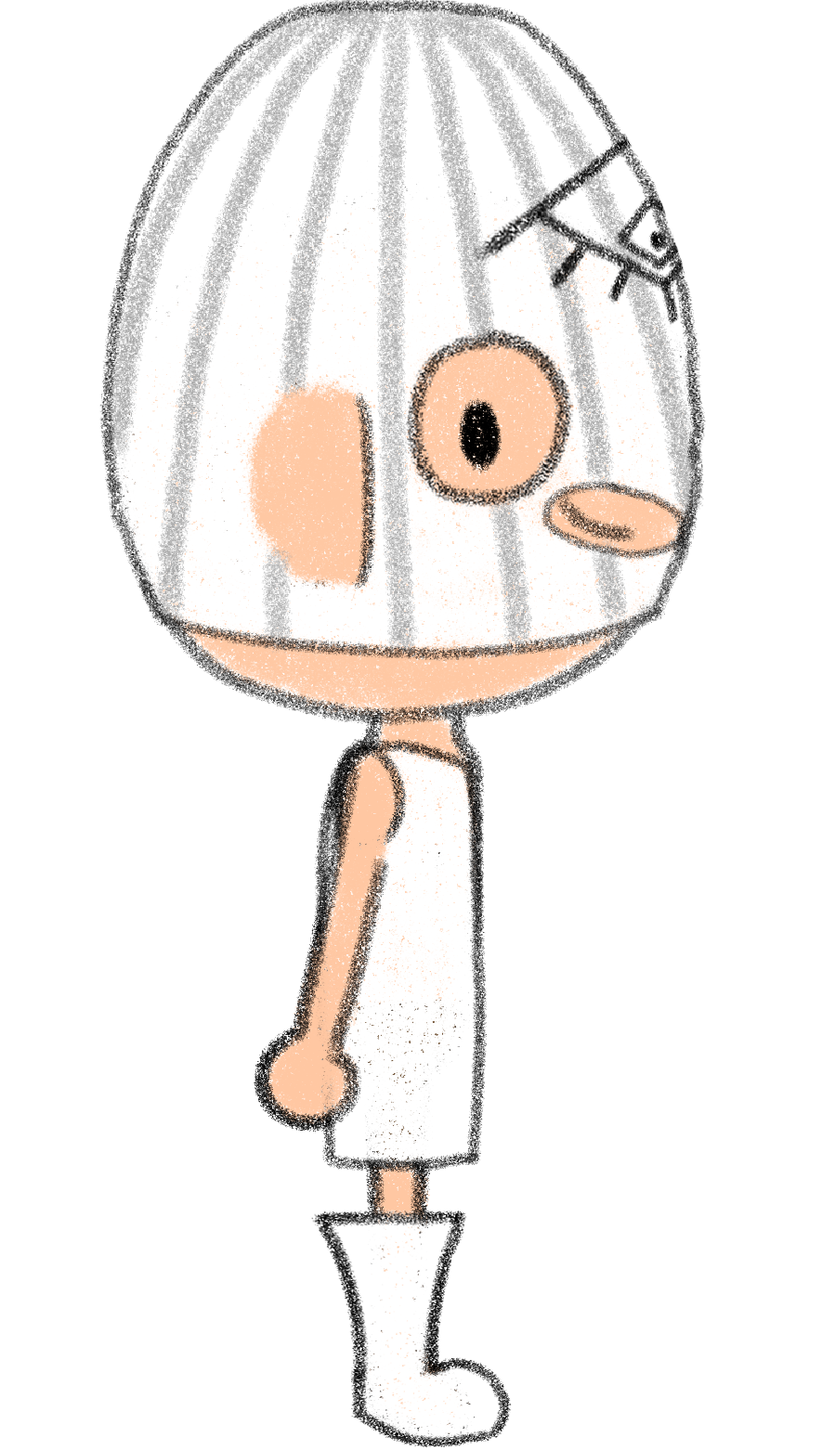
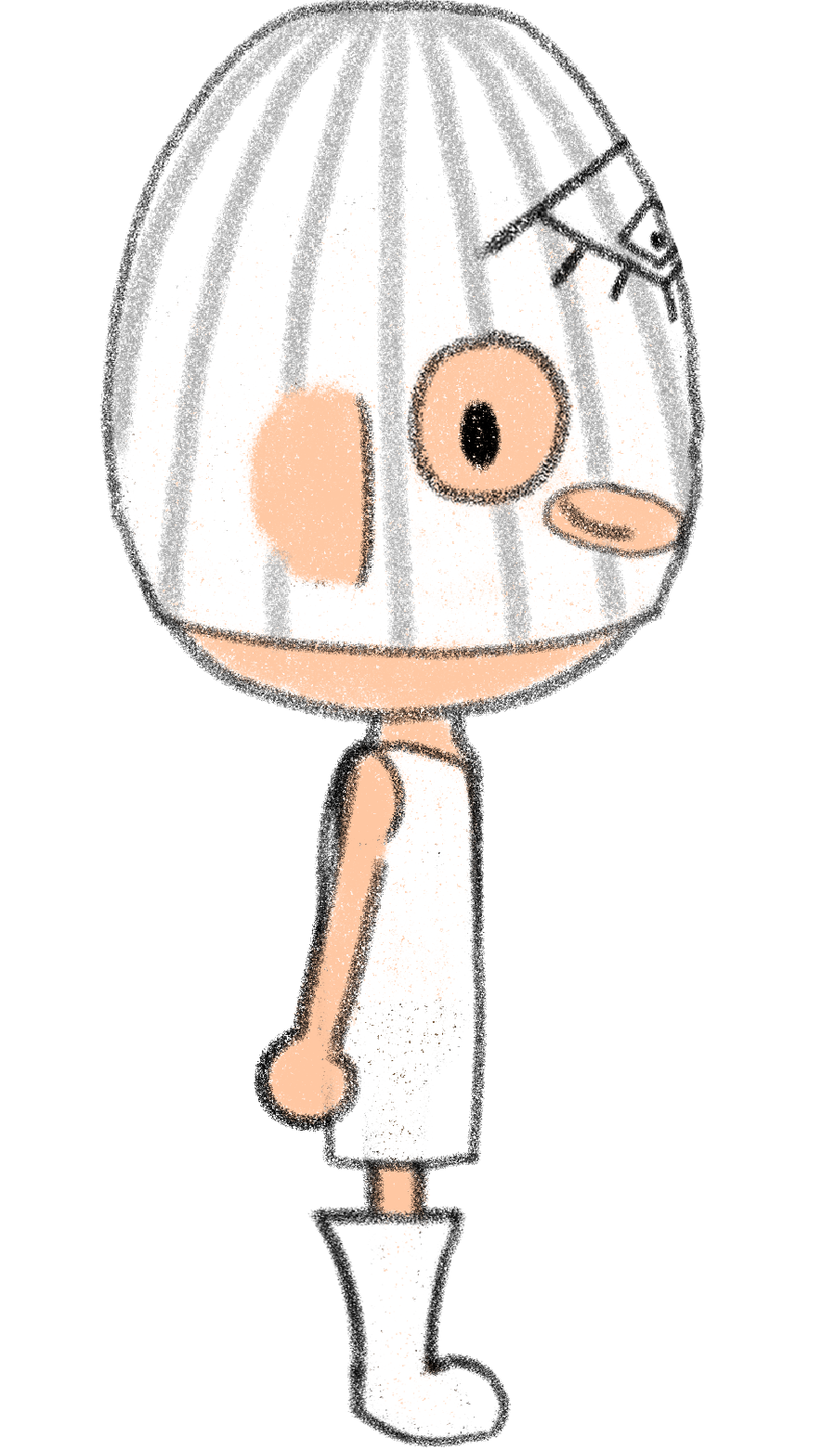
Revision of a layered 822 × 1450 image; what changed, layer by layer:
painted on "4_pierna_izq" over [307, 1048, 512, 1448]
